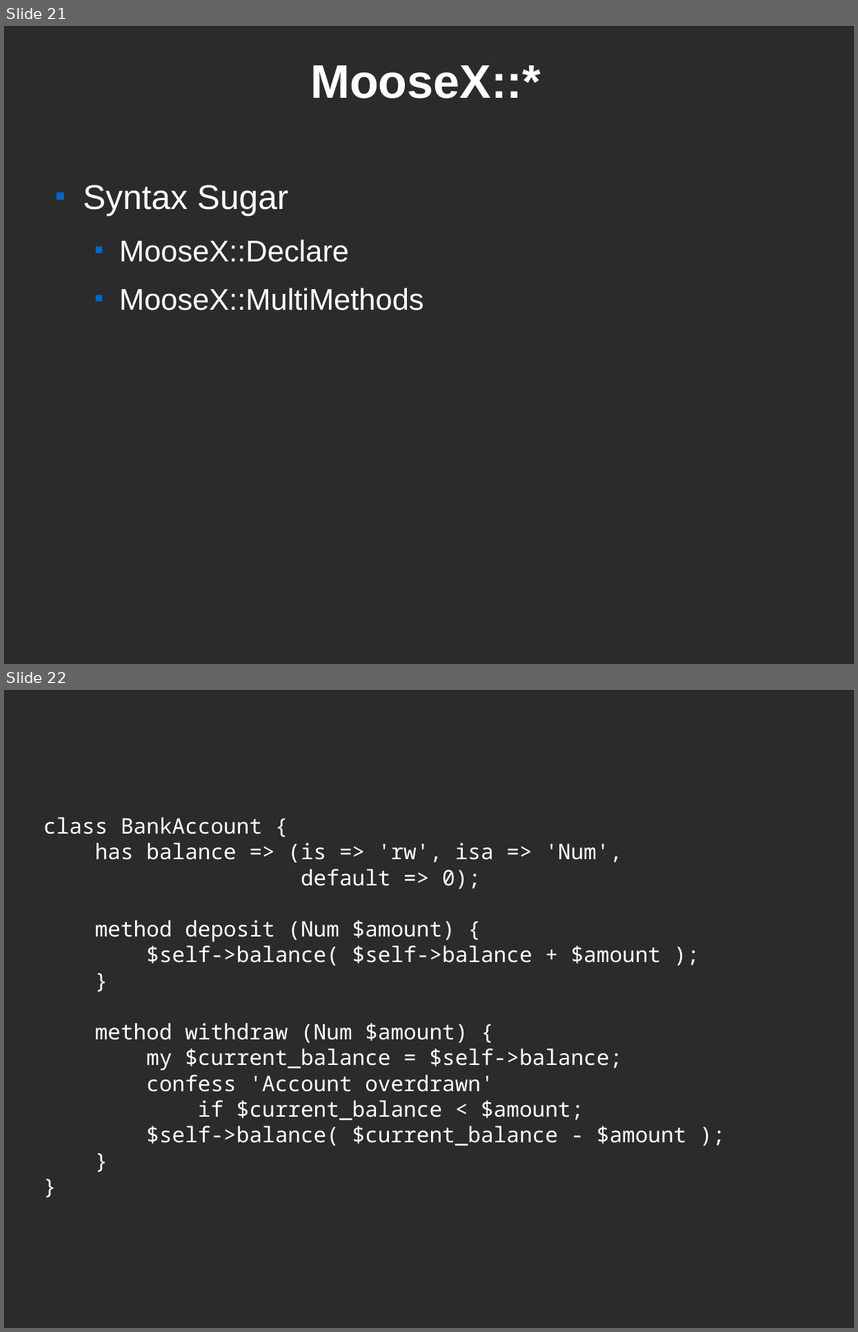
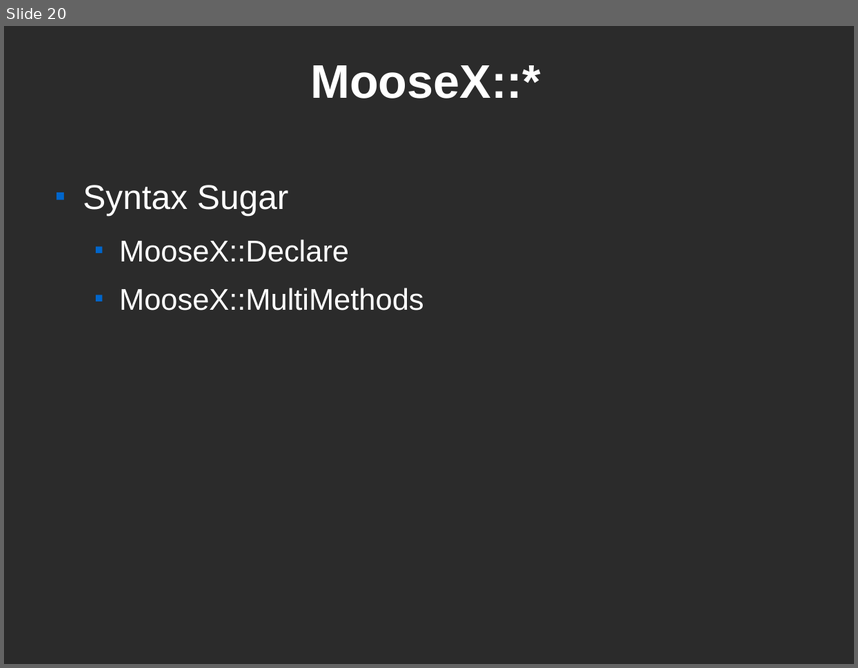
Before and after one commit to Caldrin/Vortrag_CLT, a slide deck: Modern Perl.odp. Shown one above the other, each under a label of ours: slides 21 and 22 before the commit, slide 20 after it. The pictures are 858x1332 and 858x668 pixels, drawn with LibreOffice and Linux fonts; fonts in the diff are those of the drawing; background and template pictures are left out; a plain dark background stands for a picture behind light text. Boxes give left, top, right and bottom in pixels: in the first picture for what was removed or moved away, otherwise in the second. Text is boxed around its words. In the diff, an @@ line names an element or a change of style, - is before the commit and + after.

```diff
--- a/Modern Perl.odp
+++ b/Modern Perl.odp
@@ slide 22 removed at (4,690,854,1328), background picture (left out) @@
@@ subtitle removed at (43,817,686,1145) @@
-class BankAccount {
-has balance => (is => 'rw', isa => 'Num',
-default => 0);
-method deposit (Num $amount) {
-$self->balance( $self->balance + $amount );
-}
-method withdraw (Num $amount) {
-my $current_balance = $self->balance;
-confess 'Account overdrawn'
-if $current_balance < $amount;
-$self->balance( $current_balance - $amount );
-}
-}
@@ what was slide 21 is now slide 20 @@
```
Also in this commit, not shown: 4 slides changed, 4 slides added, 5 other files.
